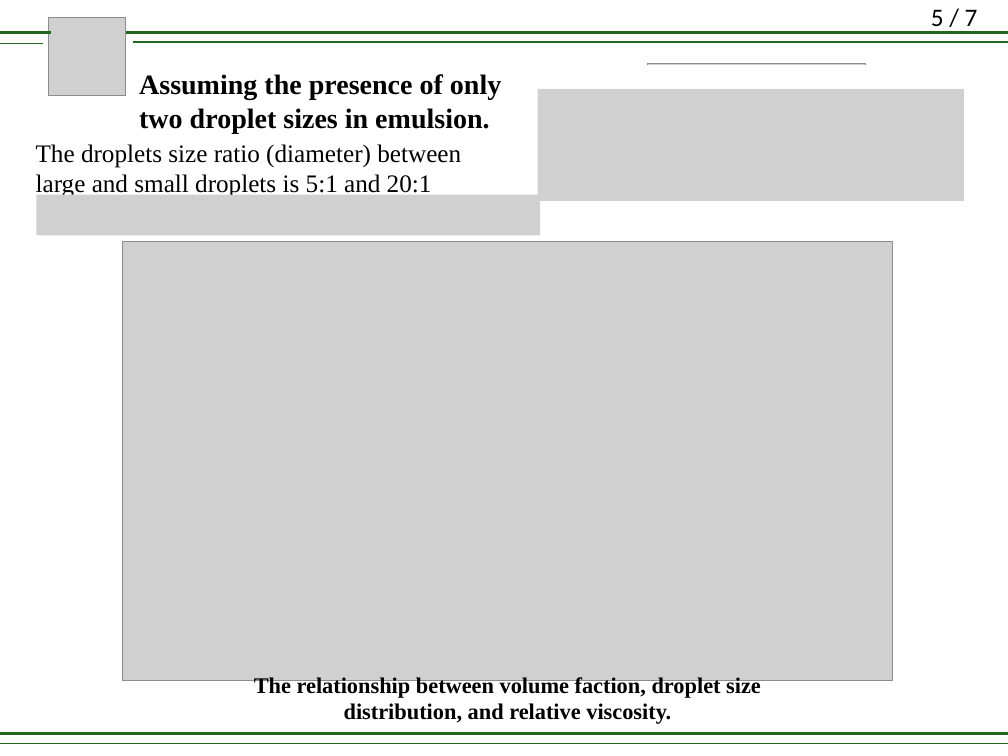
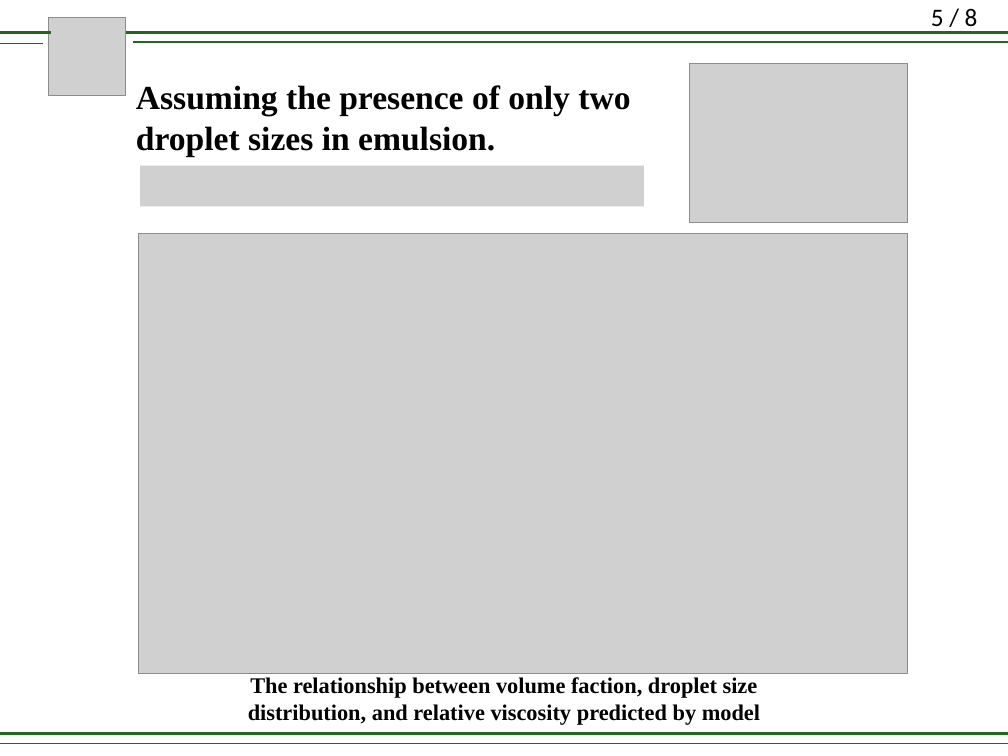
Before and after one commit to lirifuzui/UVPReader, a slide deck: slide 5 of RM_01.pptx. Drawn at 1008x756 pixels with LibreOffice and Linux fonts; fonts in the diff are those of the drawing; grey boxes stand for pictures. Boxes give left, top, right and bottom in pixels: in the first picture for what was removed or moved away, otherwise in the second. Text is boxed around its words. In the diff, an @@ line names an element or a change of style, - is before the commit and + after.

```diff
--- a/RM_01.pptx
+++ b/RM_01.pptx
@@ page number at [931, 8, 978, 32]: text changed @@
-5 / 7
+5 / 8
@@ text "Assuming the presence of only ...": place and size @@
-text "Assuming the presence of only ..." at [139, 74, 501, 134]
+text "Assuming the presence of only ..." at [136, 85, 630, 156]
@@ text "Assuming the presence of only ..." at [136, 85, 630, 156]: size 20 to 24 pt @@
@@ rectangle removed at [508, 66, 979, 235] @@
@@ picture removed at [537, 89, 964, 201] @@
@@ picture: place and size @@
-picture at [647, 64, 865, 223]
+picture at [689, 64, 907, 223]
@@ text removed at [36, 144, 461, 198] @@
-The droplets size ratio (diameter) between large and small droplets is 5:1 and 20:1
@@ picture added at [140, 165, 644, 206] @@
@@ picture removed at [36, 195, 540, 235] @@
@@ picture: place and size @@
-picture at [123, 241, 892, 680]
+picture at [138, 234, 907, 673]
@@ text at [248, 677, 760, 725]: text changed @@
-The relationship between volume faction, droplet size distribution, and relative viscosity.
+The relationship between volume faction, droplet size distribution, and relative viscosity predicted by model
```
Also in this commit, not shown: 6 other slides changed, 1 slide added, 1 other file.
